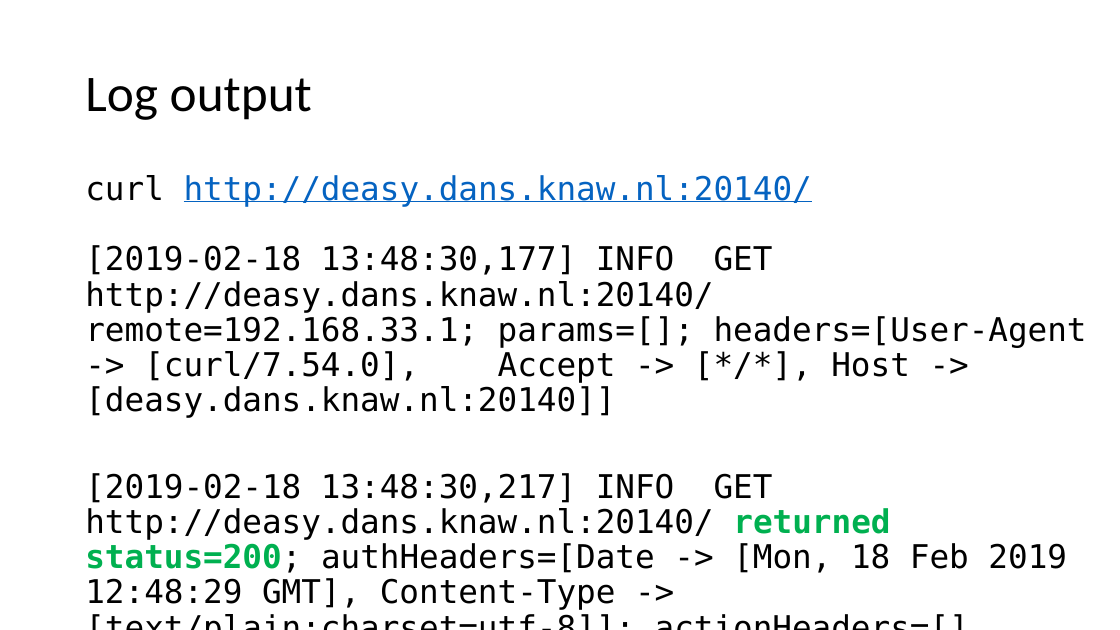
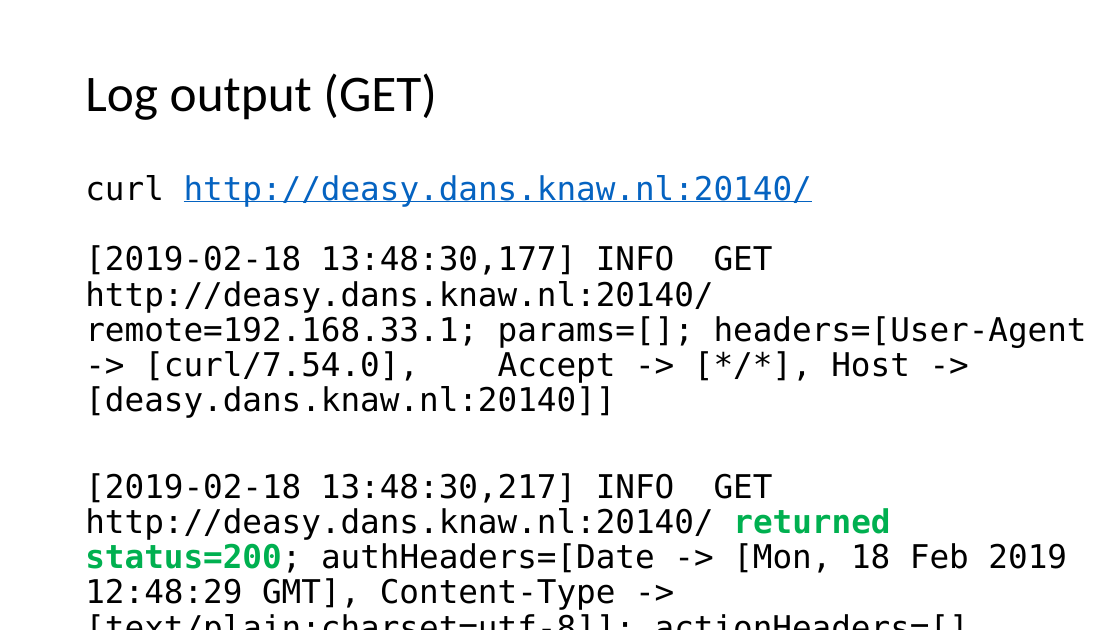
Before and after one commit to DANS-KNAW/course-scalatra-servlet-logging, a slide deck: slide 3 of Presentation.pptx. Drawn at 1120x630 pixels with LibreOffice and Linux fonts; fonts in the diff are those of the drawing. Boxes give left, top, right and bottom in pixels: in the first picture for what was removed or moved away, otherwise in the second. Text is boxed around its words. In the diff, an @@ line names an element or a change of style, - is before the commit and + after.

```diff
--- a/Presentation.pptx
+++ b/Presentation.pptx
@@ title at (x1=85, y1=73, x2=436, y2=120): text changed @@
-Log output
+Log output (GET)
```
Also in this commit, not shown: 8 other slides changed, 2 slides added, 1 other file.
